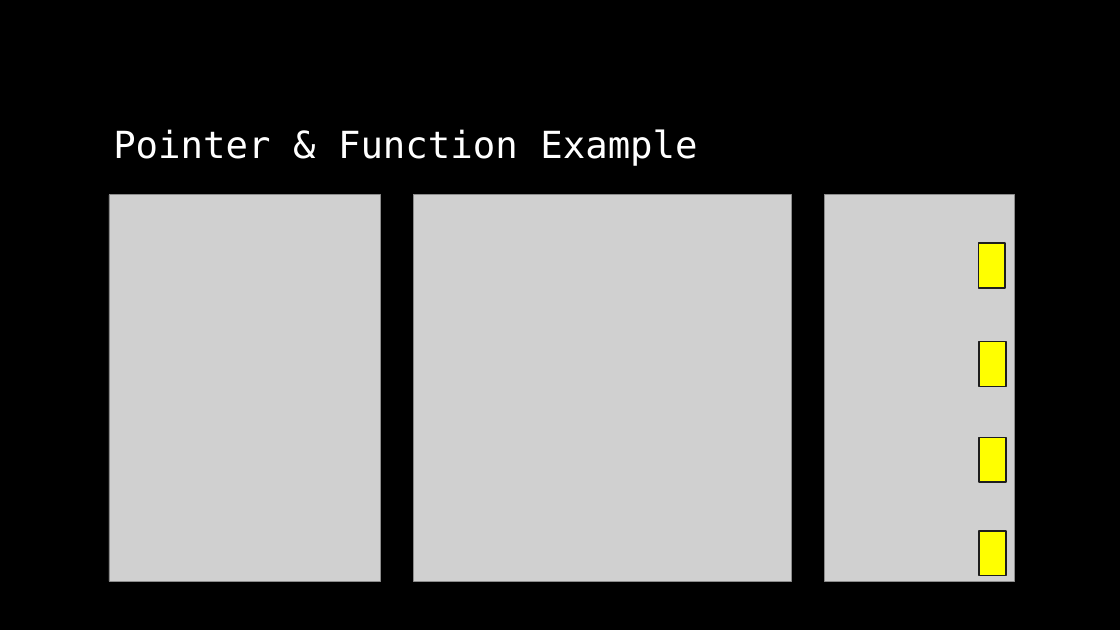
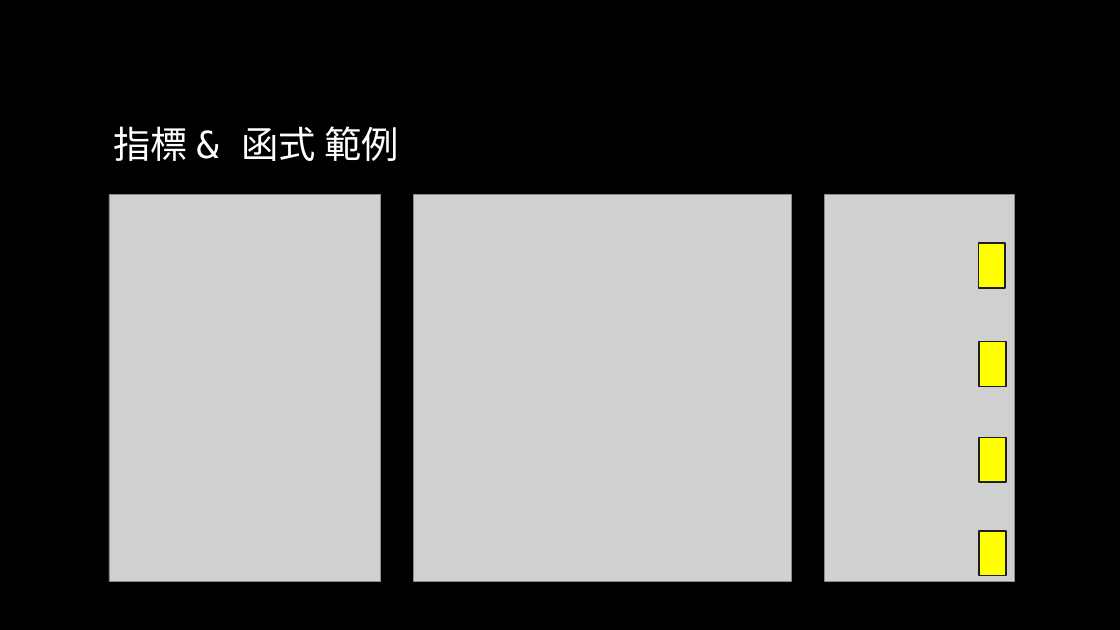
Before and after one commit to liuutin9/2023_summer_camp, a slide deck: slide 53 of 電機_C_Day_2.pptx. Drawn at 1120x630 pixels with LibreOffice and Linux fonts; fonts in the diff are those of the drawing; grey boxes stand for pictures; background and template pictures are left out. Boxes give left, top, right and bottom in pixels: in the first picture for what was removed or moved away, otherwise in the second. Text is boxed around its words. In the diff, an @@ line names an element or a change of style, - is before the commit and + after.

```diff
--- a/電機_C_Day_2.pptx
+++ b/電機_C_Day_2.pptx
@@ title at (113, 126, 400, 161): text changed; font DejaVu Sans Mono to Noto Sans CJK SC @@
-Pointer & Function Example
+指標 & 函式 範例
```
Also in this commit, not shown: 11 other slides changed.
